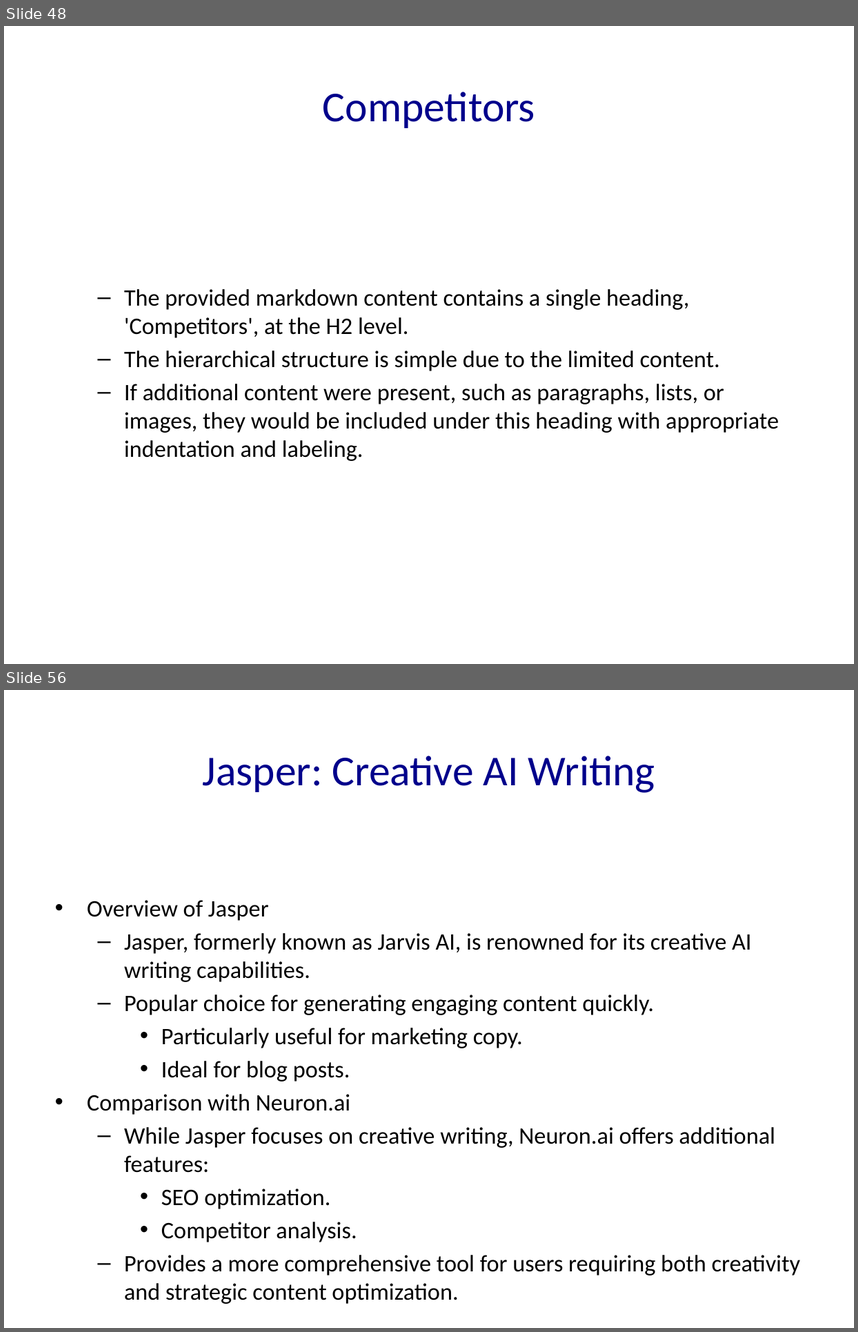
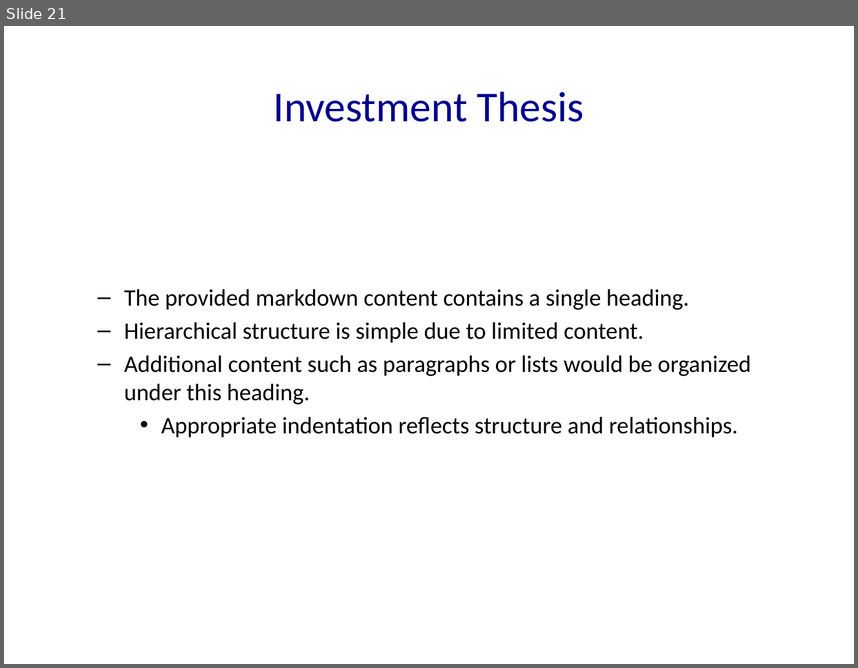
Before and after one commit to Frank-Gu-81/slides_autogeneration, a slide deck: Neuron_Solutions_Presentation.pptx. Shown one above the other, each under a label of ours: slides 48 and 56 before the commit, slide 21 after it; the slides between them are not shown. The pictures are 858x1332 and 858x668 pixels, drawn with LibreOffice and Linux fonts; fonts in the diff are those of the drawing. Boxes give left, top, right and bottom in pixels: in the first picture for what was removed or moved away, otherwise in the second. Text is boxed around its words. In the diff, an @@ line names an element or a change of style, - is before the commit and + after.

Commit message:
new markdown

```diff
--- a/Neuron_Solutions_Presentation.pptx
+++ b/Neuron_Solutions_Presentation.pptx
@@ slide 56 removed at (x1=4, y1=690, x2=854, y2=1328), background #FFFFFF @@
@@ title removed at (x1=203, y1=756, x2=655, y2=793) @@
-Jasper: Creative AI Writing
@@ text removed at (x1=87, y1=900, x2=800, y2=1303) @@
-• Overview of Jasper
-  – Jasper, formerly known as Jarvis AI, is renowned for its creative AI writing capabilities.
-  – Popular choice for generating engaging content quickly.
-    • Particularly useful for marketing copy.
-    • Ideal for blog posts.
-• Comparison with Neuron.ai
-  – While Jasper focuses on creative writing, Neuron.ai offers additional features:
-    • SEO optimization.
-    • Competitor analysis.
-  – Provides a more comprehensive tool for users requiring both creativity and strategic content optimization.
@@ what was slide 48 is now slide 21 @@
@@ slide 21 changed as well @@
@@ title at (x1=274, y1=92, x2=584, y2=122): text changed @@
-Competitors
+Investment Thesis
@@ text at (x1=124, y1=289, x2=751, y2=437): text changed @@
-  – The provided markdown content contains a single heading, 'Competitors', at the H2 level.
-  – The hierarchical structure is simple due to the limited content.
-  – If additional content were present, such as paragraphs, lists, or images, they would be included under this heading with appropriate indentation and labeling.
+  – The provided markdown content contains a single heading.
+  – Hierarchical structure is simple due to limited content.
+  – Additional content such as paragraphs or lists would be organized under this heading.
+    • Appropriate indentation reflects structure and relationships.
```
Also in this commit, not shown: 19 other slides changed, 99 slides added, 54 other slides removed, 9 other files.
